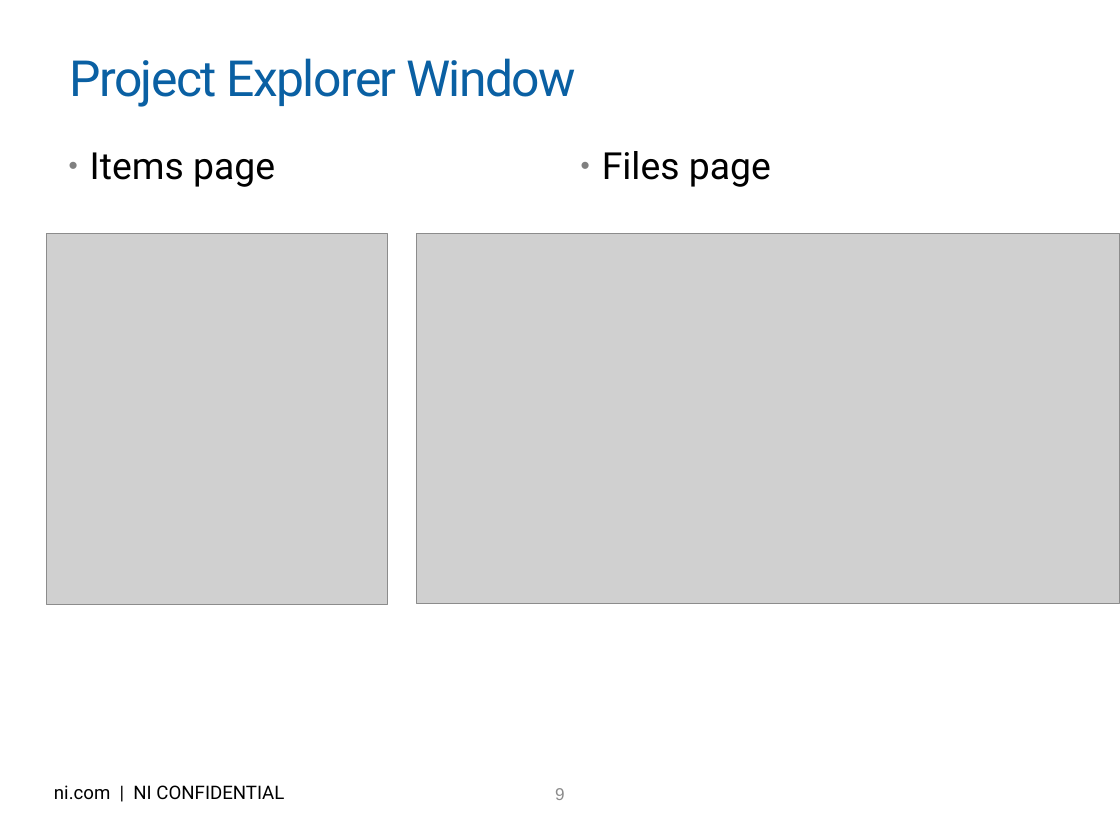
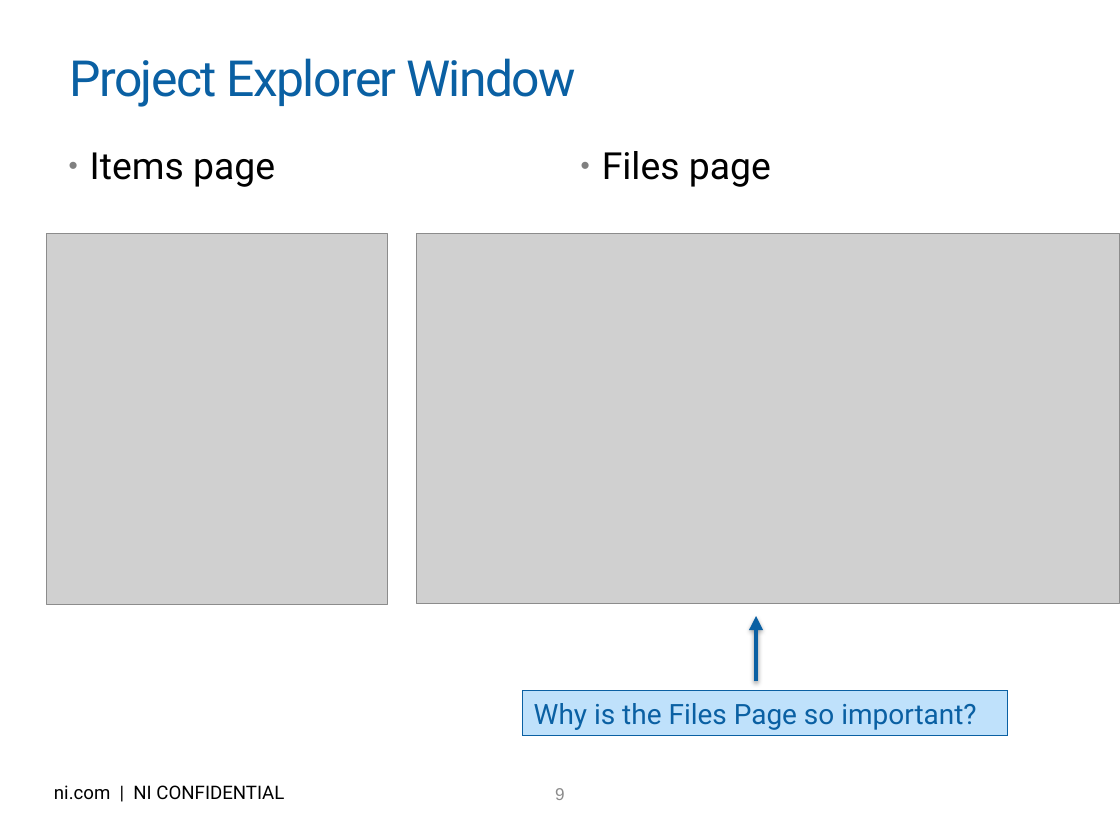
Before and after one commit to njhollenback/Presentations, a slide deck: slide 9 of LV for Advanced Apps - 10 Keys to Success - .pptx. Drawn at 1120x840 pixels with LibreOffice and Linux fonts; fonts in the diff are those of the drawing; grey boxes stand for pictures; background and template pictures are left out. Boxes give left, top, right and bottom in pixels: in the first picture for what was removed or moved away, otherwise in the second. Text is boxed around its words. In the diff, an @@ line names an element or a change of style, - is before the commit and + after.

```diff
--- a/LV for Advanced Apps - 10 Keys to Success - .pptx
+++ b/LV for Advanced Apps - 10 Keys to Success - .pptx
@@ arrow added from (756, 681) to (756, 616), #0A60A3 3 pt @@
@@ rectangle added at <box>523,691,1008,736</box>, fill #BFE1FB, outline #0A60A3 0.75 pt, 18 pt, text #0A60A3 @@
+Why is the Files Page so important?
```
Also in this commit, not shown: 5 other slides changed, 1 slide removed.
